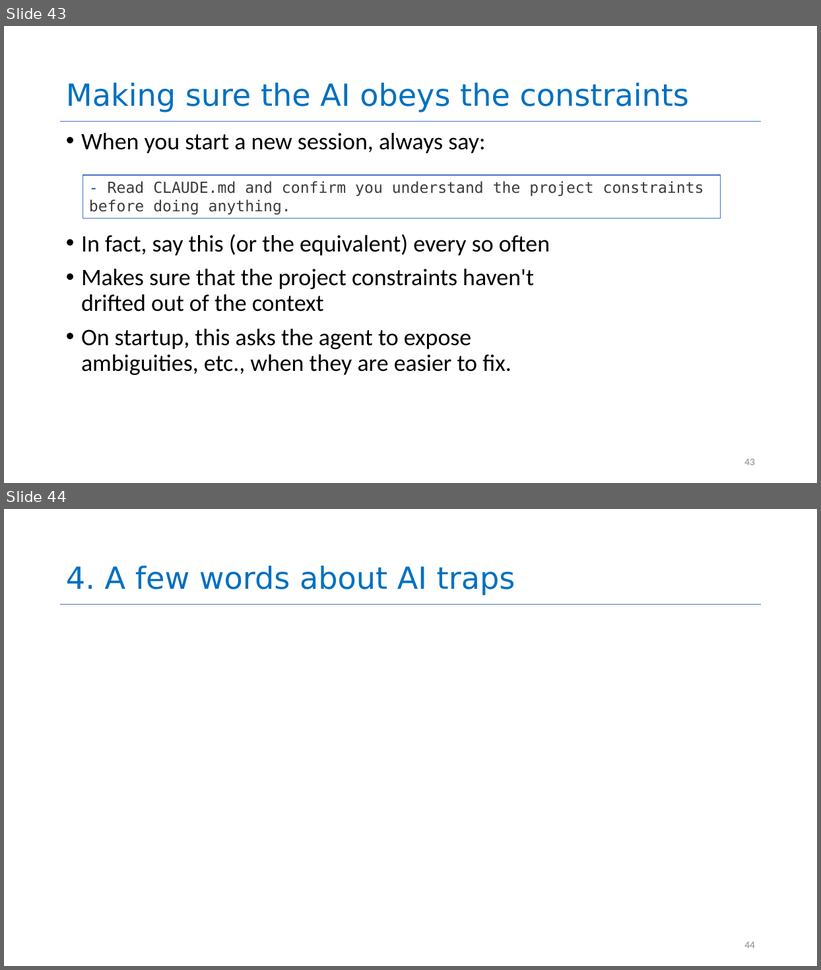
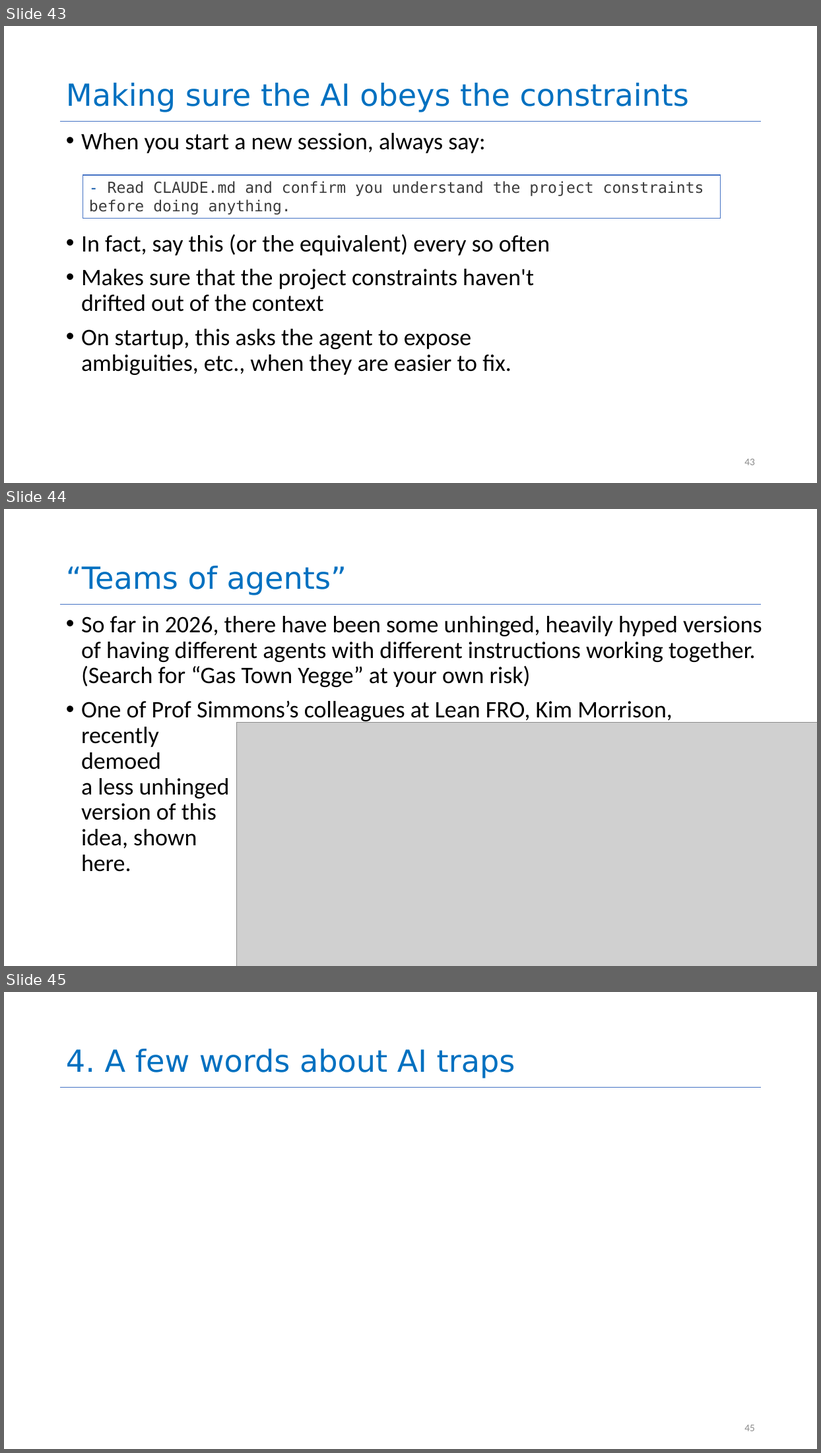
Before and after one commit to neu-se/CS4530-Spring-2026, a slide deck: Slides/Module 16 Using AI Agents.pptx. Shown one above the other, each under a label of ours: slides 43 and 44 before the commit, slides 43, 44 and 45 after it. The pictures are 821x970 and 821x1453 pixels, drawn with LibreOffice and Linux fonts; fonts in the diff are those of the drawing; grey boxes stand for pictures. Boxes give left, top, right and bottom in pixels: in the first picture for what was removed or moved away, otherwise in the second. Text is boxed around its words. In the diff, an @@ line names an element or a change of style, - is before the commit and + after.

Commit message:
Add slide to AI agents

```diff
--- a/Slides/Module 16 Using AI Agents.pptx
+++ b/Slides/Module 16 Using AI Agents.pptx
@@ slide 44 added at <box>4,509,817,966</box>, background #FFFFFF; not listed: 1 template element that a slide beside it also shows @@
@@ title added at <box>66,566,347,595</box>, 36 pt, text #0070C0 @@
+“Teams of agents”
@@ text added at <box>81,616,762,872</box>, 28 pt, text #000000 @@
+• So far in 2026, there have been some unhinged, heavily hyped versions of having different agents with different instructions working together. (Search for “Gas Town Yegge” at your own risk)
+• One of Prof Simmons’s colleagues at Lean FRO, Kim Morrison,
+  recently
+  demoed
+  a less unhinged
+  version of this
+  idea, shown
+  here.
@@ picture added at <box>236,722,817,966</box> @@
@@ what was slide 44 is now slide 45 @@
@@ page number at <box>745,1425,755,1432</box>: text changed @@
-44
+45
```
Also in this commit, not shown: 1 other file.
